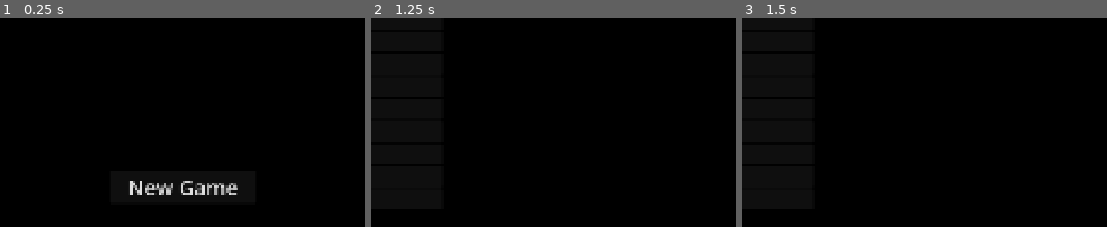
Above: before the commit, frames 1-3 (left to right).
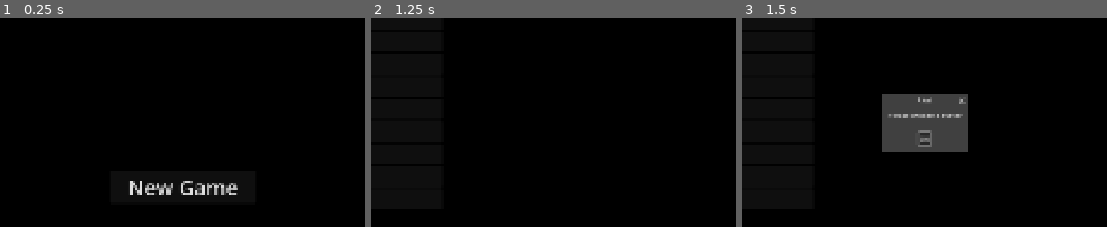
Above: after the commit, the same moments.

Repository: chungtamz1801/The_Last_Fantasy
Game: Godot game, scene res://layout/start_menu.tscn
Same seed, same stepped clock (60 frames per second), same inputs: the game is played once before the commit and once after it.
Inputs:
- Up to frame 1 (0.25 s): no input
- Up to frame 2 (1.25 s): click "New Game" at 0.5 s
- Up to frame 3 (1.5 s): click "Start" at 1.25 s
The pictures show only the part of the screen within x 25-75%, y 24-74%; the shares and areas given below are measured in that part.

Frames 1-2 are identical in both runs. In frame 3, 6.5% of the frame differs, in the area x 38-62%, y 36-65%.

Commit message:
Avatar Selection Done

Diff:
--- a/Game/layout/avatar_selection.tscn
+++ b/Game/layout/avatar_selection.tscn
@@ -3,6 +3,7 @@
 [ext_resource type="Script" uid="uid://cvh8nhn1gou6o" path="res://scripts/layout/avatar_selection.gd" id="1_6jpec"]
 [ext_resource type="Script" uid="uid://cig3q0vm4140i" path="res://scripts/layout/avatar_list.gd" id="1_e1wbe"]
 [ext_resource type="Script" uid="uid://c7ga5om4grpak" path="res://scripts/layout/player_selection_button.gd" id="2_38fc7"]
+[ext_resource type="Script" uid="uid://bmgdoelmgql1s" path="res://scripts/layout/start_button.gd" id="4_4wypj"]
 
 [sub_resource type="StyleBoxFlat" id="StyleBoxFlat_13qtx"]
 bg_color = Color(0, 0, 0, 1)
@@ -174,7 +175,8 @@
 size_flags_vertical = 3
 size_flags_stretch_ratio = 0.1
 
-[node name="Button" type="Button" parent="PanelContainer/VBoxContainer/MarginContainer" unique_id=723214536]
+[node name="StartButton" type="Button" parent="PanelContainer/VBoxContainer/MarginContainer" unique_id=723214536]
 custom_minimum_size = Vector2(300, 0)
 layout_mode = 2
 text = "Start"
+script = ExtResource("4_4wypj")
--- a/Game/project.godot
+++ b/Game/project.godot
@@ -19,6 +19,7 @@
 
 SaveSystem="*uid://cb7cwl8d0vnw0"
 BattleManager="*uid://bx143vqgip0cv"
+GameManager="*uid://cttm6jyji02sb"
 
 [display]
 
--- a/Game/scripts/classes/managers/BattleManager.gd
+++ b/Game/scripts/classes/managers/BattleManager.gd
@@ -1,9 +1,6 @@
 extends Node
 
-
-
-class_name BattleFieldManager
-var players: Array[Player]
+var teams: Array[Team]
 static var turn_manager := TurnManager.new()
 
 func _ready() -> void:
--- a/Game/scripts/classes/managers/GameManager.gd
+++ b/Game/scripts/classes/managers/GameManager.gd
@@ -1,4 +1,3 @@
 extends Node
 
-class_name GameManager
-var main_players: Array[Player]
+var main_team: Team
--- a/Game/scripts/layout/avatar_list.gd
+++ b/Game/scripts/layout/avatar_list.gd
@@ -94,17 +94,3 @@
 	avatar_image.texture = null
 	avatar_left_stat_label.text = ""
 	avatar_right_stat_label.text = ""
-
-
-#func load_avatars():
-	#var file = FileAccess.open("res://data/Avatars.json", FileAccess.READ)
-	#var json = JSON.new()
-	#var error = json.parse(file.get_as_text())
-	#if error == OK:
-		#for data in json.data:
-			#var avatar = Base_Avatar.new()
-			#avatar.Name = data["Name"]
-			#
-			#avatar_db.append(avatar)
-	#for avatar in avatar_db:
-		#print(avatar.Name)
--- a/Game/scripts/layout/avatar_selection.gd
+++ b/Game/scripts/layout/avatar_selection.gd
@@ -3,21 +3,16 @@
 var main_team := Team.new()
 var current_player_id:int = 0
 var count: int = 0
+var alert: AcceptDialog
 
 signal avatar_changed(avatar_id: String)
 
 # Called when the node enters the scene tree for the first time.
 func _ready() -> void:
 	main_team.name = "Main Team"
-
-# Called every frame. 'delta' is the elapsed time since the previous frame.
-func _process(delta: float) -> void:
-	if(count==10):
-		print(current_player_id)
-		print(main_team.players[current_player_id].player_avatar)
-		count = 0
-	else:
-		count = count + 1
+	alert = AcceptDialog.new()
+	alert.title = "Alert"
+	add_child(alert)
 
 func set_player(player_id:int):
 	current_player_id = player_id
@@ -26,3 +21,7 @@
 func set_avatar(avatar_id: String):
 	main_team.players[current_player_id].player_avatar = avatar_id
 	avatar_changed.emit(main_team.players[current_player_id].player_avatar)
+
+func show_alert(message: String):
+	alert.dialog_text = message
+	alert.popup_centered()
--- /dev/null
+++ b/Game/scripts/layout/start_button.gd
@@ -0,0 +1,13 @@
+extends Button
+
+func _ready():
+	self.pressed.connect(_on_pressed)
+
+func _on_pressed():
+	var root = get_tree().current_scene
+	for player in root.main_team.players:
+		if(player.player_avatar.is_empty()):
+			root.show_alert("Please choose 4 avatar")
+			return
+	GameManager.main_team = root.main_team
+	get_tree().change_scene_to_file("res://layout/team_management.tscn")
Not shown, added: Game/scripts/layout/start_button.gd.uid
